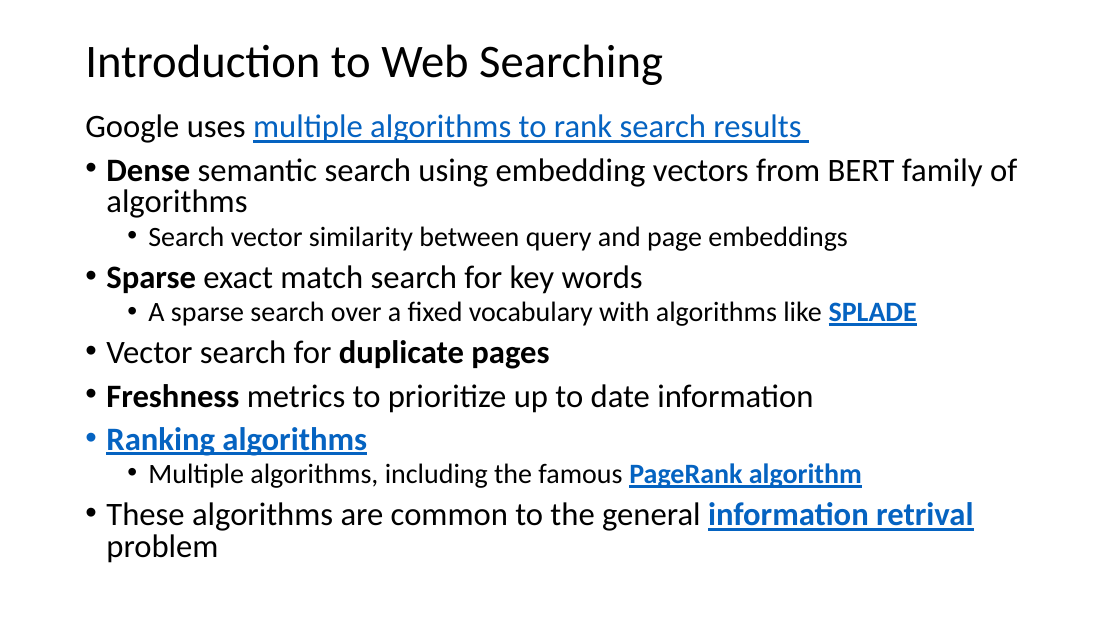
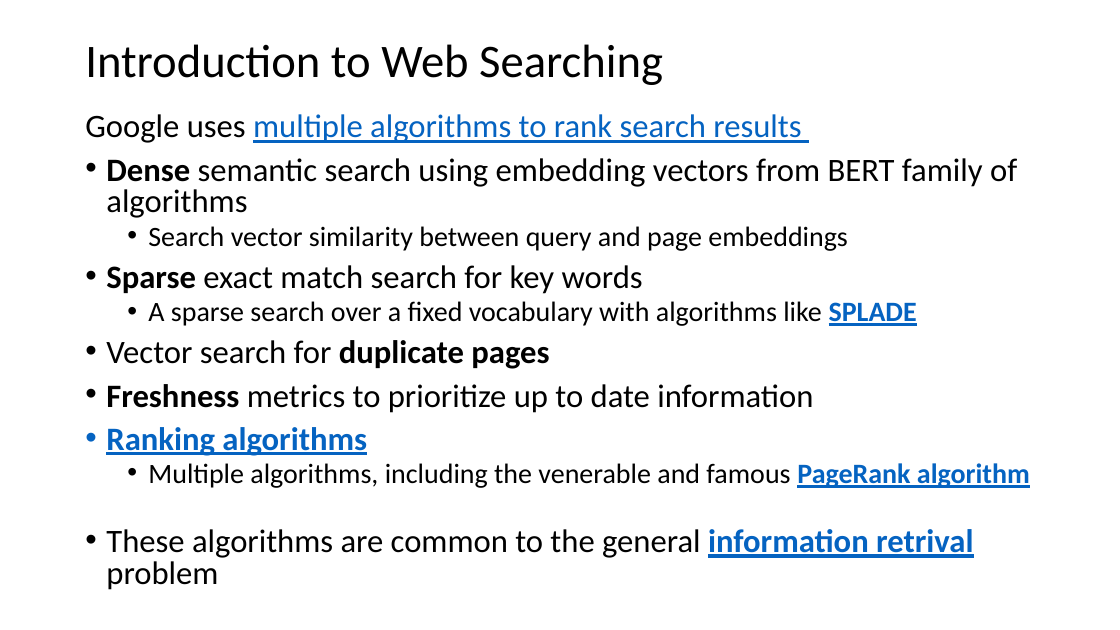
Before and after one commit to harelgabainew/school1, a slide deck: slide 11 of slides/7_DocumentWebSearching.pptx (slide 4 before the commit). Drawn at 1120x630 pixels with LibreOffice and Linux fonts; fonts in the diff are those of the drawing. Boxes give left, top, right and bottom in pixels: in the first picture for what was removed or moved away, otherwise in the second. Text is boxed around its words. In the diff, an @@ line names an element or a change of style, - is before the commit and + after.

```diff
--- a/slides/7_DocumentWebSearching.pptx
+++ b/slides/7_DocumentWebSearching.pptx
@@ text at (x1=148, y1=463, x2=1030, y2=488): text changed @@
-  • Multiple algorithms, including the famous PageRank algorithm
+  • Multiple algorithms, including the venerable and famous PageRank algorithm
```
Also in this commit, not shown: 9 other slides changed, 8 slides added, 5 slides removed.
